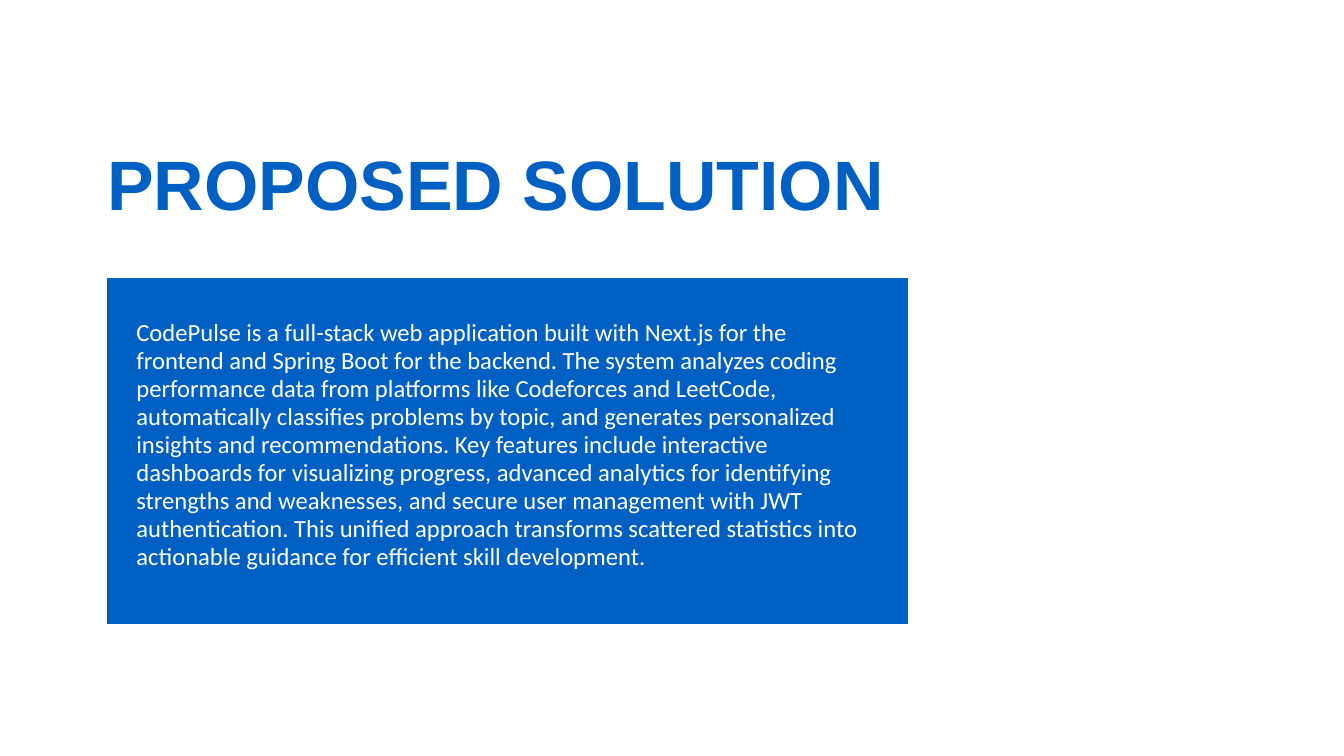
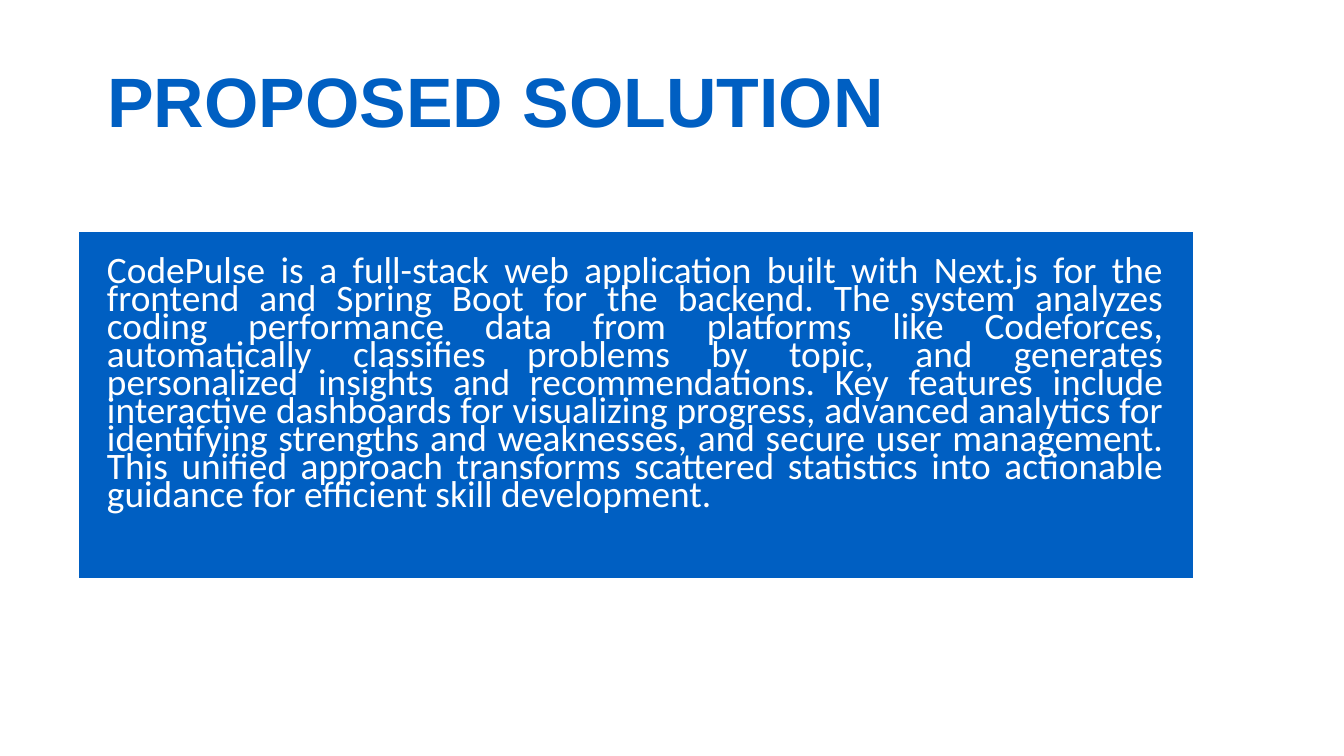
Before and after one commit to Badhon1401/SPL-3, a slide deck: slide 6 of codepulse-documentation/CodePulse.pptx (slide 8 before the commit). Drawn at 1344x756 pixels with LibreOffice and Linux fonts; fonts in the diff are those of the drawing. Boxes give left, top, right and bottom in pixels: in the first picture for what was removed or moved away, otherwise in the second. Text is boxed around its words. In the diff, an @@ line names an element or a change of style, - is before the commit and + after.

```diff
--- a/codepulse-documentation/CodePulse.pptx
+++ b/codepulse-documentation/CodePulse.pptx
@@ text "PROPOSED SOLUTION": place and size @@
-text "PROPOSED SOLUTION" at (107,161,884,211)
+text "PROPOSED SOLUTION" at (107,78,884,128)
@@ freeform shape: place and size @@
-freeform shape at (107,278,907,624)
+freeform shape at (79,233,1193,578)
@@ text at (107,257,1163,514): text changed; size 26.4 to 40 pt @@
-CodePulse is a full-stack web application built with Next.js for the frontend and Spring Boot for the backend. The system analyzes coding performance data from platforms like Codeforces and LeetCode, automatically classifies problems by topic, and generates personalized insights and recommendations. Key features include interactive dashboards for visualizing progress, advanced analytics for identifying strengths and weaknesses, and secure user management with JWT authentication. This unified approach transforms scattered statistics into actionable guidance for efficient skill development.
+CodePulse is a full-stack web application built with Next.js for the frontend and Spring Boot for the backend. The system analyzes coding performance data from platforms like Codeforces, automatically classifies problems by topic, and generates personalized insights and recommendations. Key features include interactive dashboards for visualizing progress, advanced analytics for identifying strengths and weaknesses, and secure user management. This unified approach transforms scattered statistics into actionable guidance for efficient skill development.
```
Also in this commit, not shown: 8 other slides changed, 1 slide added, 8 slides removed.
